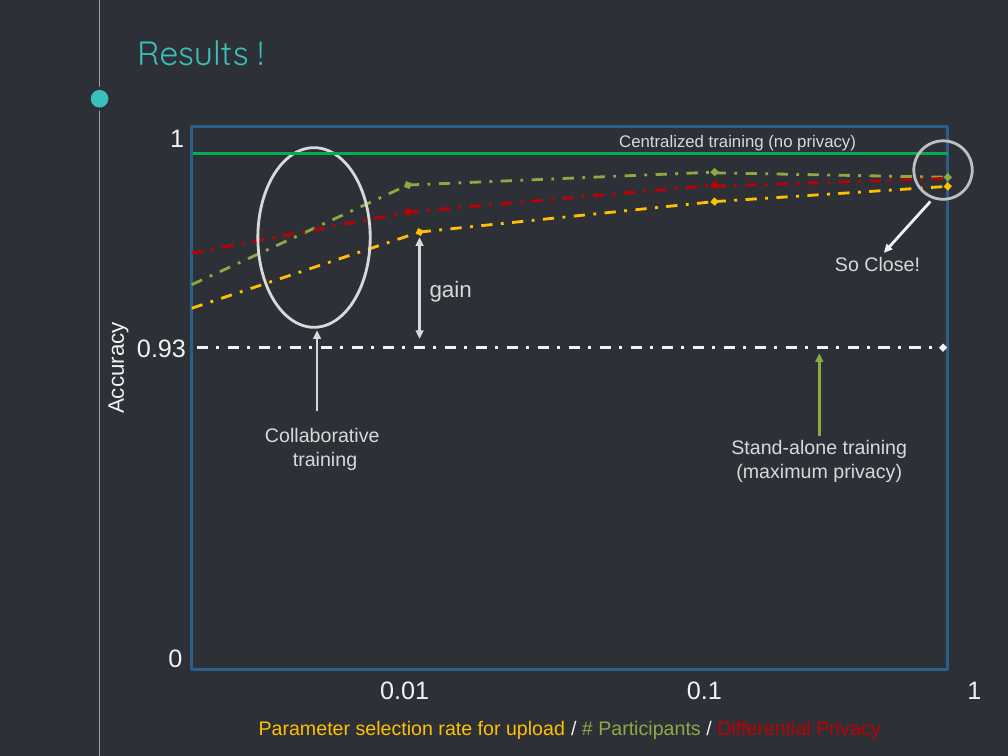
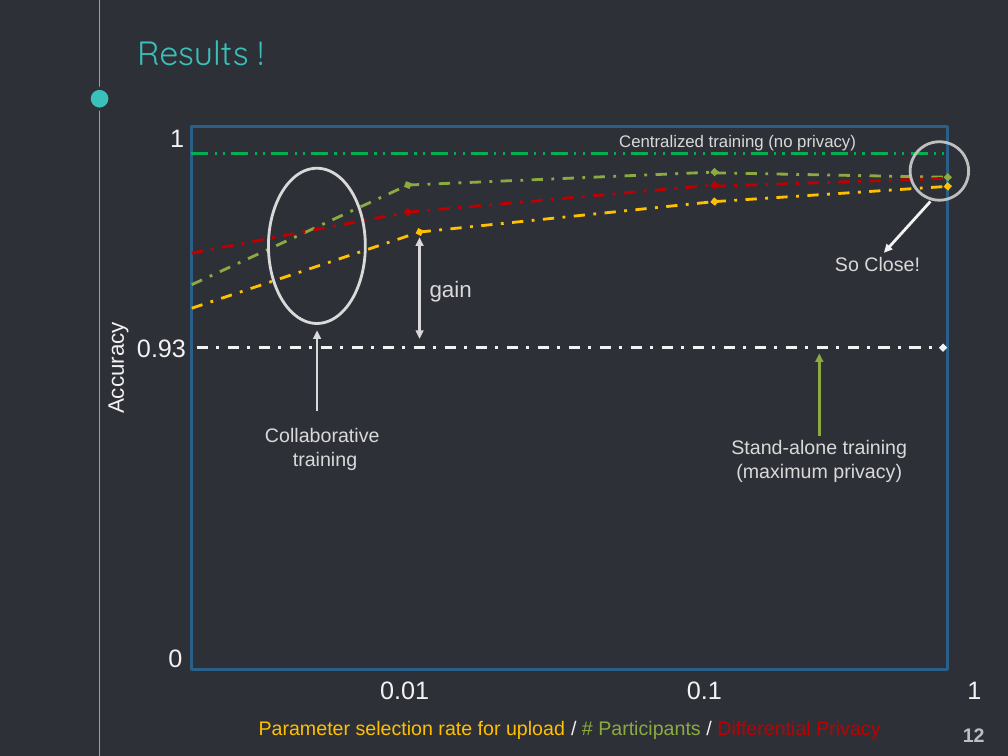
Before and after one commit to vaibhav90/Reading_Exam, a slide deck: slide 14 of ppt_reading_exam.pptx. Drawn at 1008x756 pixels with LibreOffice and Linux fonts; fonts in the diff are those of the drawing. Boxes give left, top, right and bottom in pixels: in the first picture for what was removed or moved away, otherwise in the second. Text is boxed around its words. In the diff, an @@ line names an element or a change of style, - is before the commit and + after.

```diff
--- a/ppt_reading_exam.pptx
+++ b/ppt_reading_exam.pptx
@@ ellipse: place and size @@
-ellipse at [914, 141, 973, 200]
+ellipse at [910, 142, 969, 201]
@@ line (193, 153) - (948, 153): stroke #00B050 1.5 pt to #00B050 1.5 pt dashed @@
@@ ellipse: place and size @@
-ellipse at [258, 148, 370, 328]
+ellipse at [268, 168, 365, 324]
@@ text added at [963, 728, 985, 742], 14 pt, text #BFBFBF, bold @@
+12
```
Also in this commit, not shown: 17 other slides changed.
